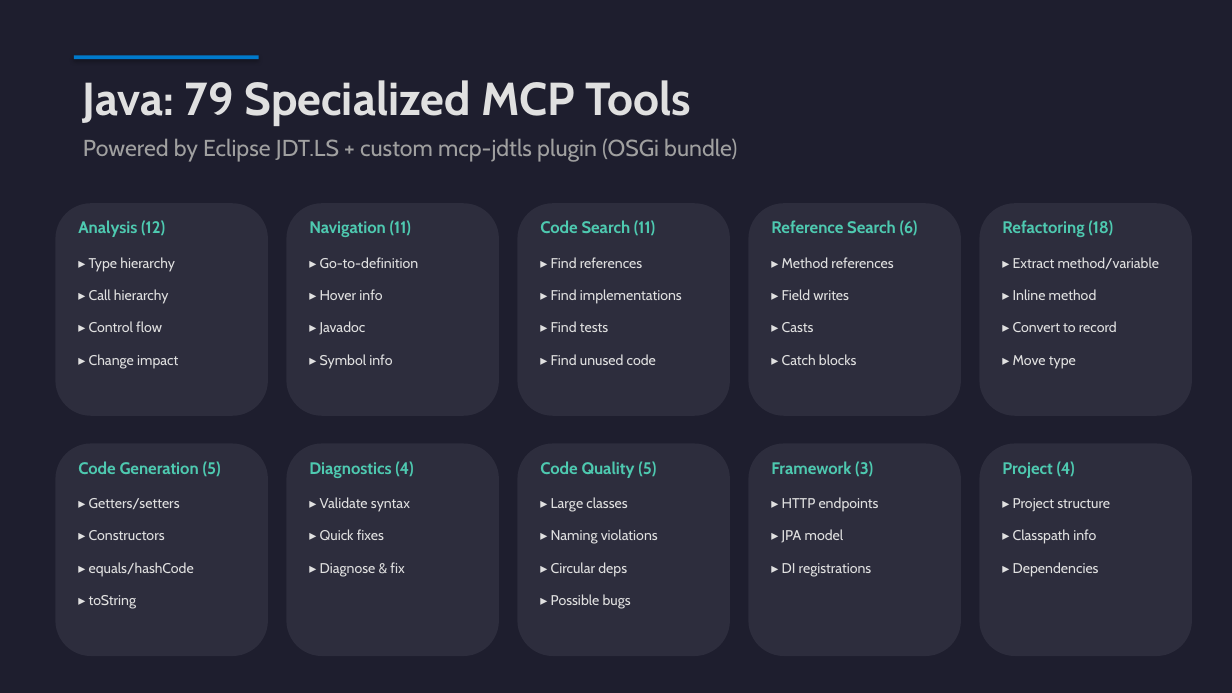
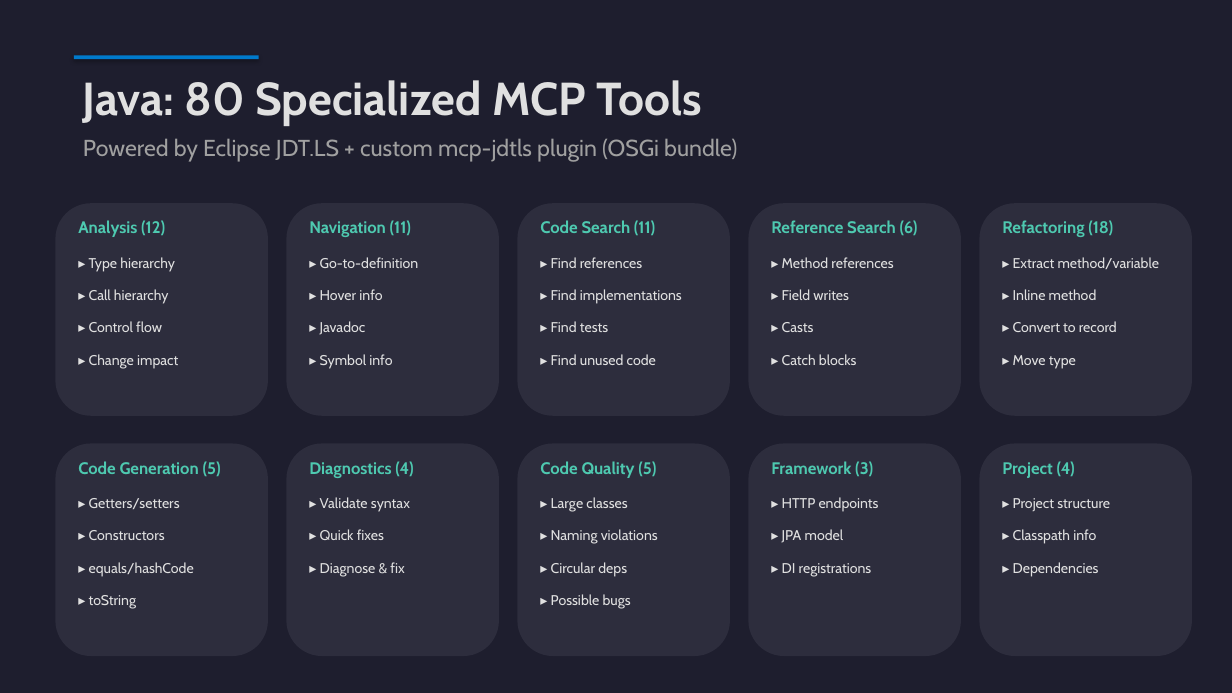
Before and after one commit to angelozerr/mcp-ade, a slide deck: slide 7 of presentation/MCP_LanguageTools.pptx. Drawn at 1232x693 pixels with LibreOffice and Linux fonts; fonts in the diff are those of the drawing. Boxes give left, top, right and bottom in pixels: in the first picture for what was removed or moved away, otherwise in the second. Text is boxed around its words. In the diff, an @@ line names an element or a change of style, - is before the commit and + after.

```diff
--- a/presentation/MCP_LanguageTools.pptx
+++ b/presentation/MCP_LanguageTools.pptx
@@ text at (x1=83, y1=80, x2=702, y2=126): text changed @@
-Java: 79 Specialized MCP Tools
+Java: 80 Specialized MCP Tools
```
Also in this commit, not shown: 6 other slides changed, 1 slide added, 39 other files.
